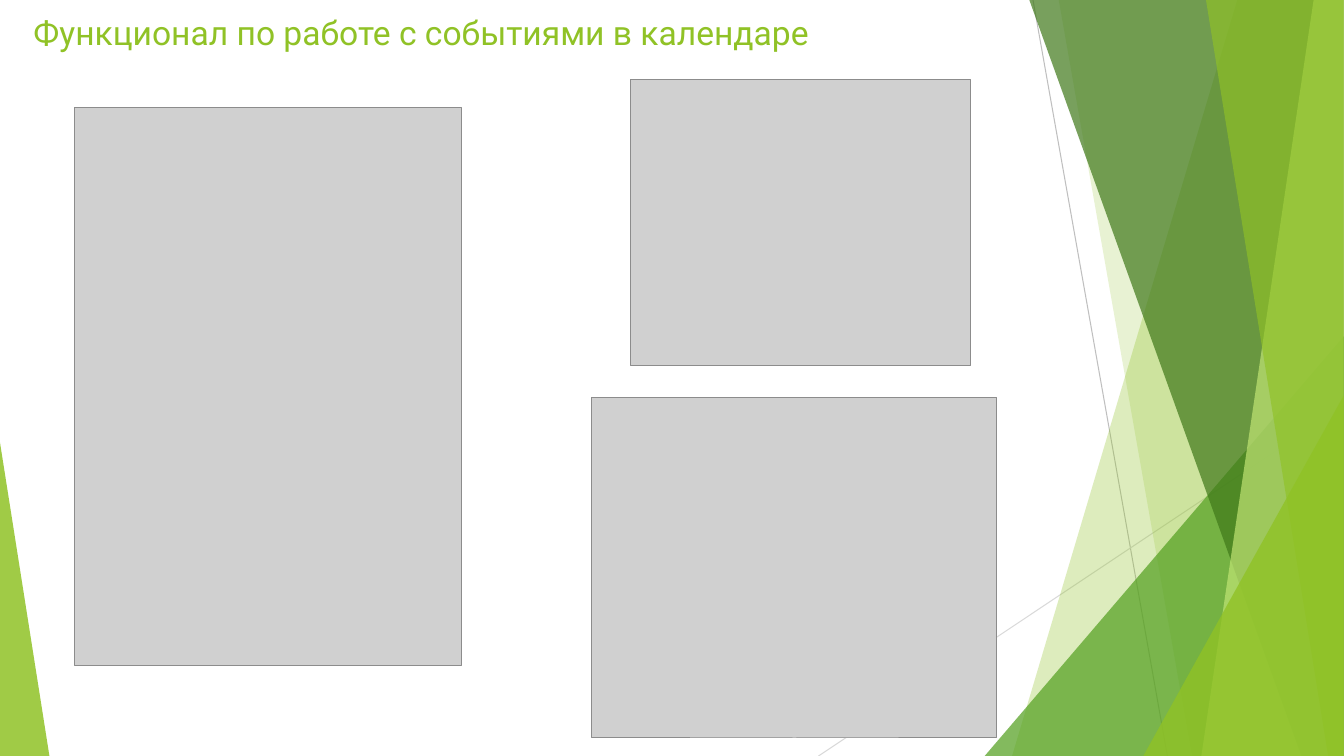
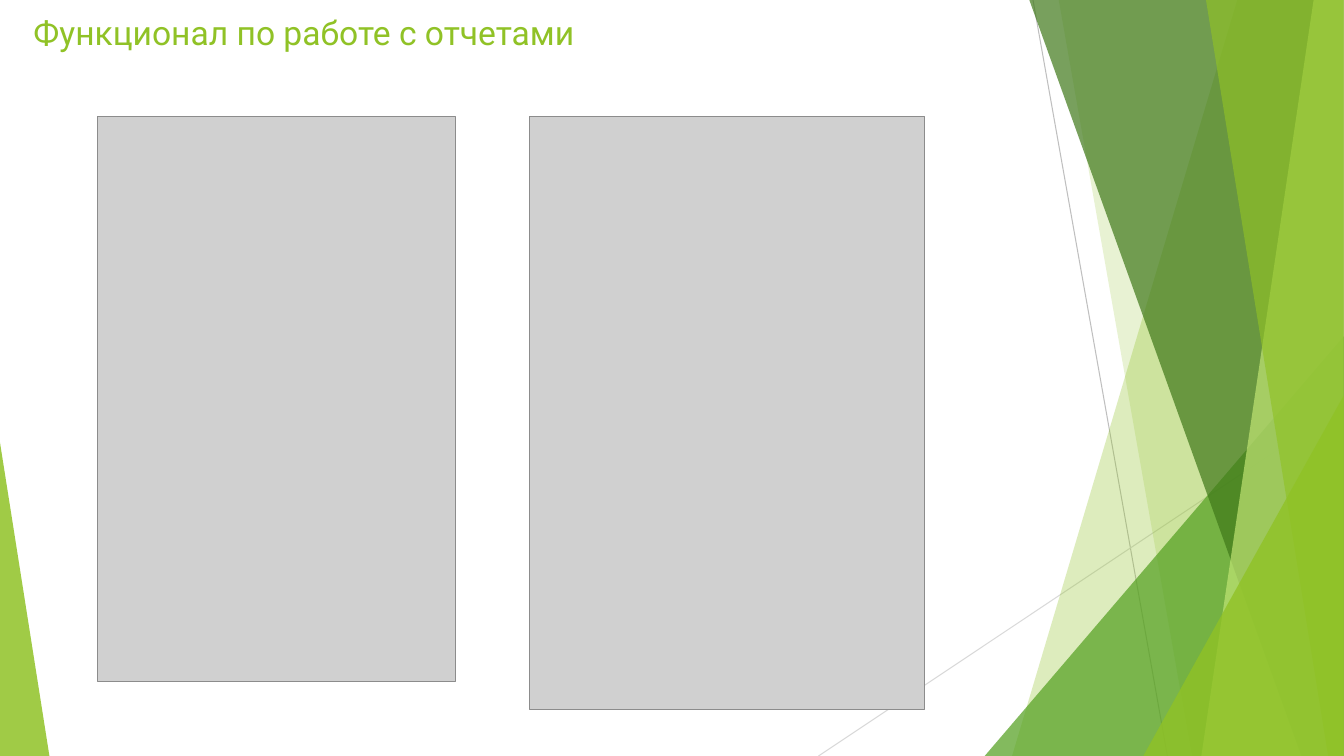
Before and after one commit to Tigeroff2002/Labs, a slide deck: slide 16 of Диплом/PRI-120-VKR-Presentation-Parakhin.pptx (slide 15 before the commit). Drawn at 1344x756 pixels with LibreOffice and Linux fonts; fonts in the diff are those of the drawing; grey boxes stand for pictures. Boxes give left, top, right and bottom in pixels: in the first picture for what was removed or moved away, otherwise in the second. Text is boxed around its words. In the diff, an @@ line names an element or a change of style, - is before the commit and + after.

```diff
--- a/Диплом/PRI-120-VKR-Presentation-Parakhin.pptx
+++ b/Диплом/PRI-120-VKR-Presentation-Parakhin.pptx
@@ title at bbox=[33, 19, 574, 52]: text changed @@
-Функционал по работе с событиями в календаре
+Функционал по работе с отчетами
@@ picture removed at bbox=[630, 80, 971, 366] @@
@@ picture: place and size @@
-picture at bbox=[75, 108, 461, 666]
+picture at bbox=[98, 116, 455, 682]
@@ picture added at bbox=[530, 116, 926, 710] @@
@@ picture removed at bbox=[592, 397, 997, 738] @@
```
Also in this commit, not shown: 10 other slides changed, 3 slides added, 4 slides removed, 20 other files.
